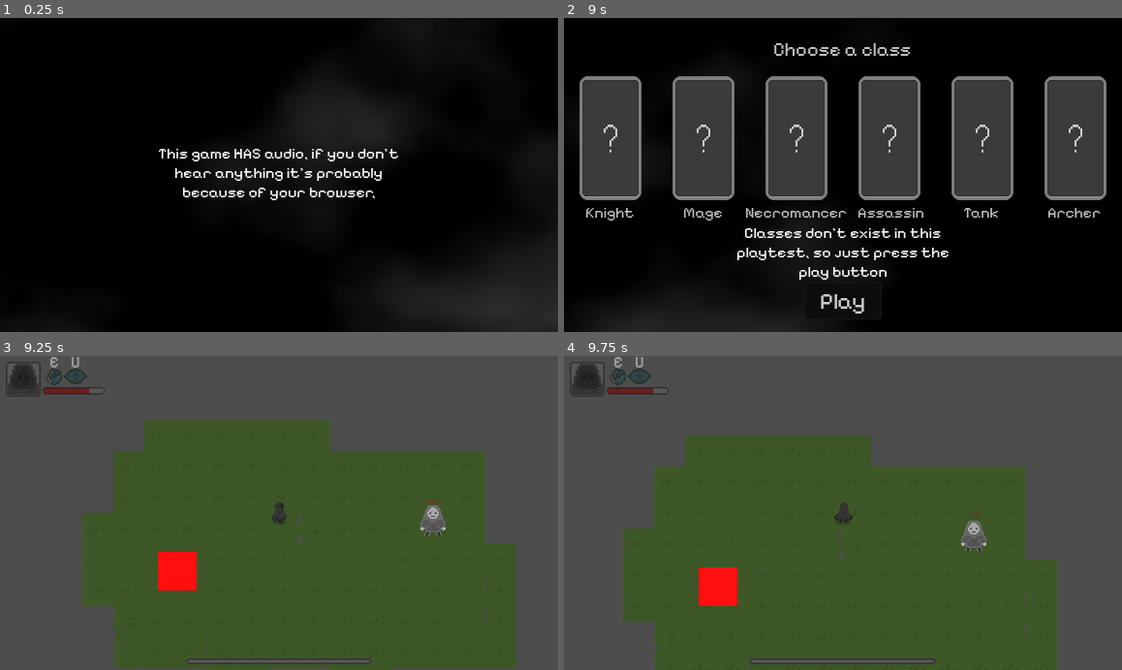
Above: before the commit, frames 1-4 (two rows, left to right).
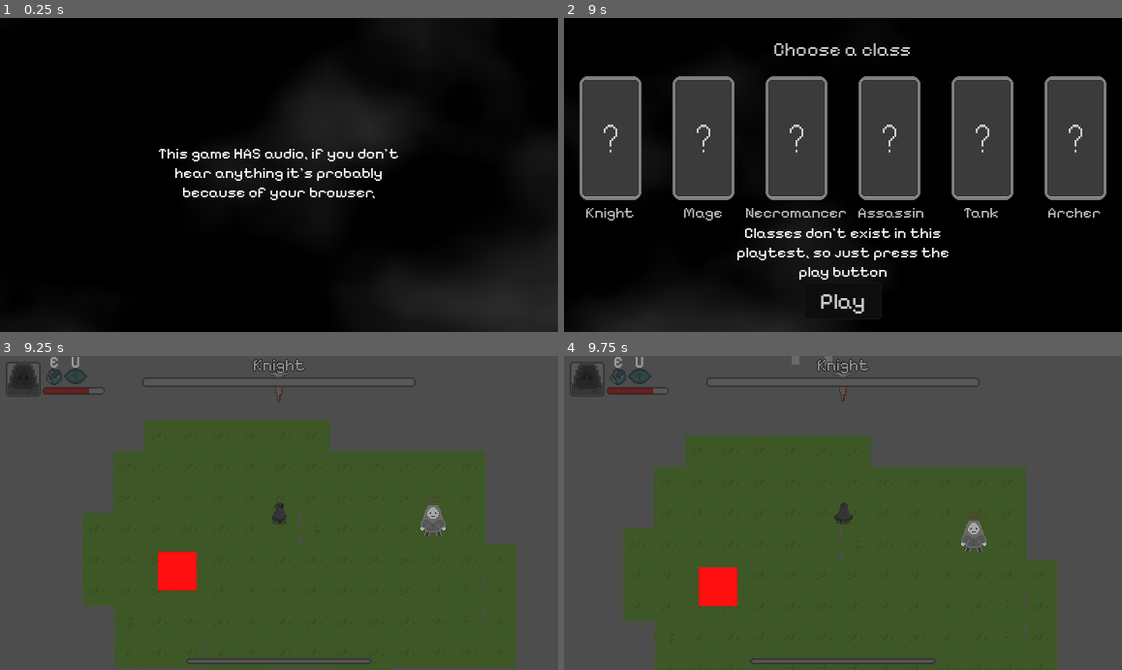
Above: after the commit, the same moments.

Repository: asztalosm/Sanctuary-of-Nyx
Game: Godot game, scene res://menu.tscn
Same seed, same stepped clock (60 frames per second), same inputs: the game is played once before the commit and once after it.
Inputs (mouse positions are in pixels of both pictures, inside the frame that each line leads up to):
- Up to frame 1 (0.25 s): no input
- Up to frame 2 (9 s): click "Play" at 0.5 s; click "Play" at 1.25 s; click "Settings" at 2 s; tap Enter at 2.75, 4.25 s; move the mouse to (965, 159) at 2.77 s; hold D (Right) 2.78-3.53 s; tap 1 (1) at 2.85, 4.55, 5.1, 6.8 s; tap Space at 3.02, 3.5, 3.77, 5, 5.27, 6.02, 6.77 s; tap 2 (2) at 3.05, 3.6, 5.3, 5.85, 8.3 s; move the mouse to (731, 190) at 3.52 s; hold Down (Down) 3.53-4.28 s; tap B (B) at 3.8, 4.35, 6.05, 8.85 s; move the mouse to (898, 105) at 4.27 s; hold D (Right) 4.28-5.03 s; move the mouse to (815, 237) at 5.02 s; hold W (Up) 5.03-5.78 s; move the mouse to (1010, 222) at 5.77 s; hold A (Left) 5.78-7.25 s; move the mouse to (675, 127) at 6.52 s; right-click (675, 127) at 6.6 s; click "Knight" at 7.25 s; move the mouse to (870, 175) at 8.02 s; press the mouse at (870, 175) at 8.03 s; hold Down (Down) 8.03-8.78 s; move the mouse to (759, 96) at 8.77 s; release the mouse at (759, 96) at 8.78 s; hold D (Right) from 8.78 s (still down)
- Up to frame 3 (9.25 s): keep holding D (Right); tap Space at 9.02 s
- Up to frame 4 (9.75 s): move the mouse to (965, 497) at 9.52 s; release D (Right) at 9.53 s; hold W (Up) from 9.53 s (still down); hold Enter from 9.53 s (still down)

Frames 1-2 are identical in both runs. In frame 3, 0.6% of the frame differs, in the area x 25-75%, y 0-16%; in frame 4, 0.6%.

Commit message:
pushed update to be able to work from my pc, changed miniboss healthbar and added temporary assets along with started the code for the boss

Diff:
--- a/boss_dummy.gd
+++ b/boss_dummy.gd
@@ -10,3 +10,8 @@
 
 #func _physics_process(_delta: float) -> void:
 #	if position.distance_to()
+
+
+
+func _on_fight_initiator_body_entered(body: Node2D) -> void:
+	print(body)
--- a/boss_dummy.tscn
+++ b/boss_dummy.tscn
@@ -1,14 +1,44 @@
-[gd_scene load_steps=3 format=3 uid="uid://c3j5jac2pr1ms"]
+[gd_scene load_steps=7 format=3 uid="uid://c3j5jac2pr1ms"]
 
 [ext_resource type="Script" uid="uid://bxxj8coe2eu2g" path="res://boss_dummy.gd" id="1_yba7a"]
+[ext_resource type="Texture2D" uid="uid://djmmfhd2f4win" path="res://resources/temporaryknightboss.png" id="2_u0yvb"]
+
+[sub_resource type="AtlasTexture" id="AtlasTexture_ct5c8"]
+atlas = ExtResource("2_u0yvb")
+region = Rect2(0, 0, 96, 96)
+
+[sub_resource type="SpriteFrames" id="SpriteFrames_pdbhk"]
+animations = [{
+"frames": [{
+"duration": 1.0,
+"texture": SubResource("AtlasTexture_ct5c8")
+}],
+"loop": true,
+"name": &"default",
+"speed": 5.0
+}]
 
 [sub_resource type="RectangleShape2D" id="RectangleShape2D_ob1ba"]
+
+[sub_resource type="CircleShape2D" id="CircleShape2D_2bxsn"]
+radius = 195.064
 
 [node name="BossDummy" type="CharacterBody2D"]
 script = ExtResource("1_yba7a")
 metadata/_edit_group_ = true
 
 [node name="AnimatedSprite2D" type="AnimatedSprite2D" parent="."]
+sprite_frames = SubResource("SpriteFrames_pdbhk")
 
 [node name="CollisionShape2D" type="CollisionShape2D" parent="."]
 shape = SubResource("RectangleShape2D_ob1ba")
+
+[node name="FightInitiator" type="Area2D" parent="."]
+collision_layer = 0
+collision_mask = 4
+monitorable = false
+
+[node name="CollisionShape2D" type="CollisionShape2D" parent="FightInitiator"]
+shape = SubResource("CircleShape2D_2bxsn")
+
+[connection signal="body_entered" from="FightInitiator" to="." method="_on_fight_initiator_body_entered"]
--- a/character.tscn
+++ b/character.tscn
@@ -40,6 +40,8 @@
 [ext_resource type="Texture2D" uid="uid://c7o1g6qo5nxak" path="res://resources/MagicAtk.png" id="32_xc4g8"]
 [ext_resource type="Texture2D" uid="uid://bbedbtdwvex2e" path="res://resources/atkspeed.png" id="33_xc8pg"]
 [ext_resource type="Texture2D" uid="uid://g1b26c8m7md3" path="res://resources/characterchangeparticle.png" id="34_lyohd"]
+[ext_resource type="Texture2D" uid="uid://vvqeupnsomto" path="res://resources/minibosshealthunder.png" id="36_3fhje"]
+[ext_resource type="Texture2D" uid="uid://cevp4fehjw0e7" path="res://resources/minibosshealthprogress.png" id="37_0a77e"]
 
 [sub_resource type="AtlasTexture" id="AtlasTexture_7a2eb"]
 atlas = ExtResource("6_0fer6")
@@ -1970,6 +1972,38 @@
 horizontal_alignment = 1
 vertical_alignment = 1
 
+[node name="BossBar" type="Control" parent="Player/GUI"]
+layout_mode = 3
+anchors_preset = 0
+offset_right = 576.0
+offset_bottom = 40.0
+size_flags_horizontal = 3
+
+[node name="BossHealth" type="TextureProgressBar" parent="Player/GUI/BossBar"]
+layout_mode = 0
+offset_left = 144.0
+offset_top = 3.0
+offset_right = 432.0
+offset_bottom = 51.0
+step = 0.1
+texture_under = ExtResource("36_3fhje")
+texture_progress = ExtResource("37_0a77e")
+
+[node name="BossName" type="RichTextLabel" parent="Player/GUI/BossBar"]
+layout_mode = 0
+offset_left = 261.0
+offset_top = -1.0
+offset_right = 315.0
+offset_bottom = 20.0
+theme = ExtResource("2_wa5vi")
+theme_override_colors/default_color = Color(0.56, 0.56, 0.56, 1)
+theme_override_colors/font_outline_color = Color(0, 0, 0, 1)
+theme_override_constants/outline_size = 2
+theme_override_font_sizes/normal_font_size = 17
+text = "Knight"
+fit_content = true
+autowrap_mode = 0
+
 [node name="Soundcontroller" type="AnimationPlayer" parent="Player"]
 process_mode = 3
 libraries = {
--- a/resources/shaders/menubg.tres
+++ b/resources/shaders/menubg.tres
@@ -70,7 +70,6 @@
 
 }
 "
-graph_offset = Vector2(-179.896, -54.9751)
 mode = 1
 flags/light_only = false
 preview_params/Texture2DParameter = "Resource(\"res://resources/bgshaderimage.tres\")"
--- a/testplace.tscn
+++ b/testplace.tscn
@@ -94,7 +94,7 @@
 position = Vector2(170, 8)
 
 [node name="BossDummy" parent="Enemies" instance=ExtResource("5_dyuvm")]
-position = Vector2(54, -38)
+position = Vector2(3, -217)
 
 [node name="Timer" type="Timer" parent="Enemies"]
 wait_time = 3.0
Not shown: 1 places in character.tscn that only renumber resources
Binary file changed: resources/minibosshealthprogress.png
Binary file changed: resources/minibosshealthunder.png
Binary file added: resources/temporaryknightboss.png
Not shown, added: resources/temporaryknightboss.png.import
